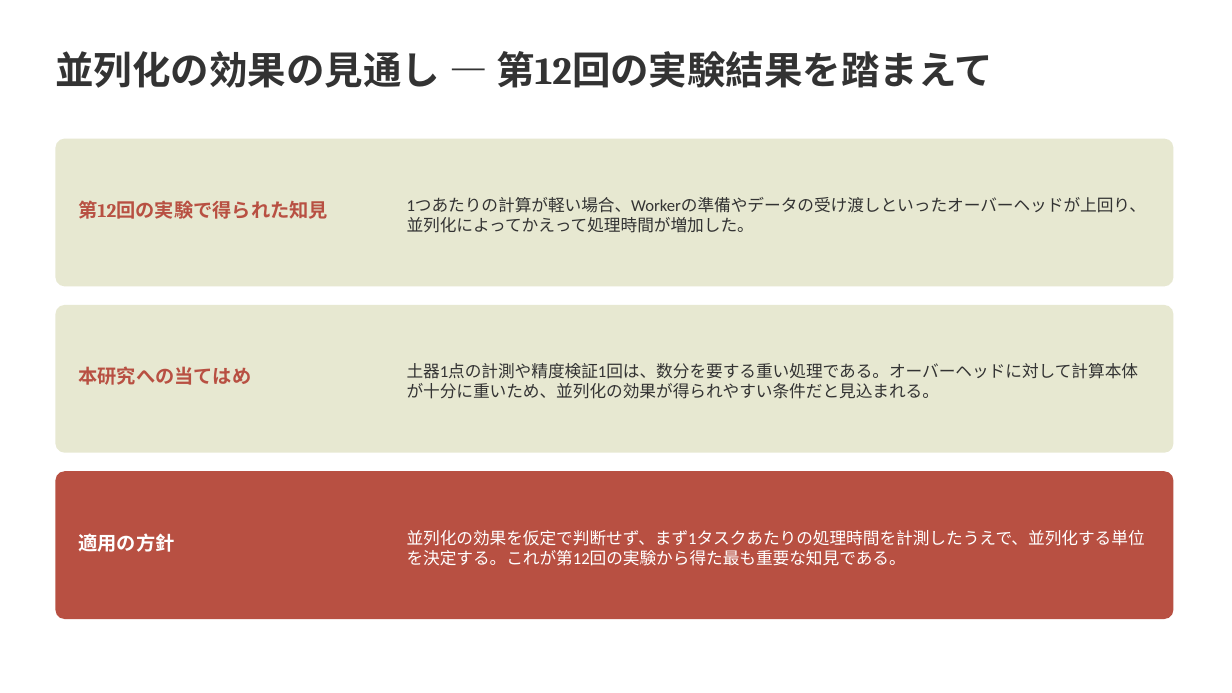
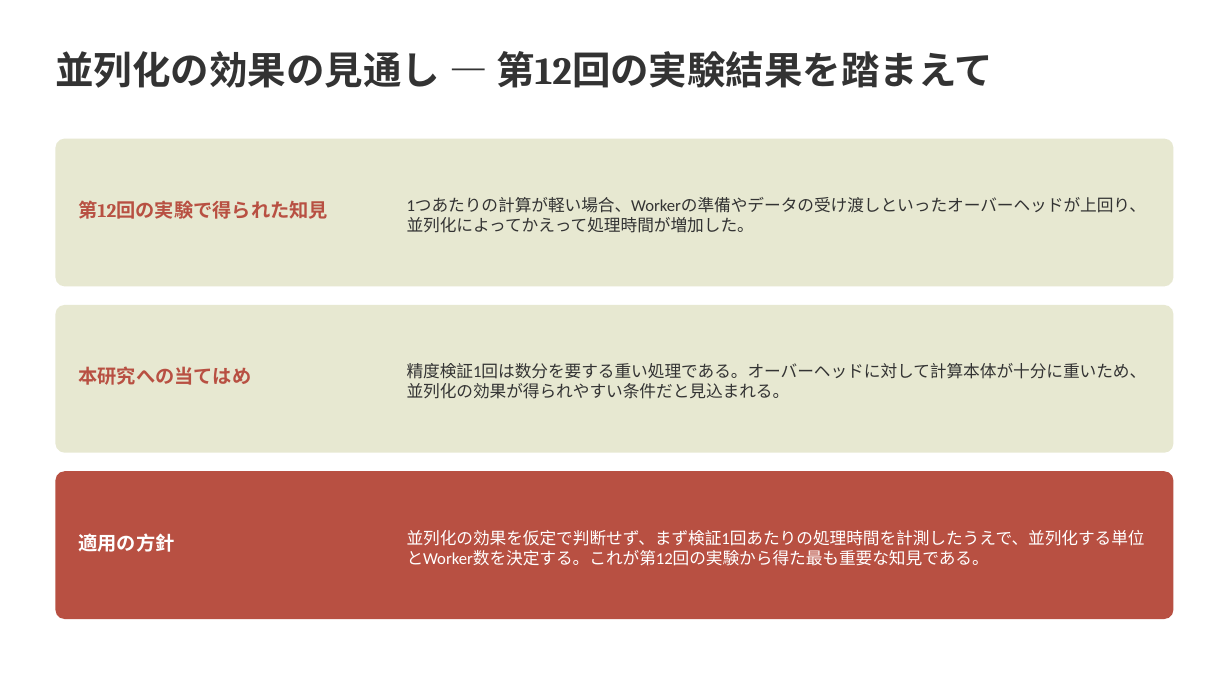
Before and after one commit to Ryusan09/MultivariatAanalysis, a slide deck: slide 8 of 13/第13回発表_修士研究と大規模計算.pptx. Drawn at 1232x693 pixels with LibreOffice and Linux fonts; fonts in the diff are those of the drawing. Boxes give left, top, right and bottom in pixels: in the first picture for what was removed or moved away, otherwise in the second. Text is boxed around its words. In the diff, an @@ line names an element or a change of style, - is before the commit and + after.

```diff
--- a/13/第13回発表_修士研究と大規模計算.pptx
+++ b/13/第13回発表_修士研究と大規模計算.pptx
@@ text at (407, 363, 1147, 399): text changed @@
-土器1点の計測や精度検証1回は、数分を要する重い処理である。オーバーヘッドに対して計算本体が十分に重いため、並列化の効果が得られやすい条件だと見込まれる。
+精度検証1回は数分を要する重い処理である。オーバーヘッドに対して計算本体が十分に重いため、並列化の効果が得られやすい条件だと見込まれる。
@@ text at (407, 530, 1145, 566): text changed @@
-並列化の効果を仮定で判断せず、まず1タスクあたりの処理時間を計測したうえで、並列化する単位を決定する。これが第12回の実験から得た最も重要な知見である。
+並列化の効果を仮定で判断せず、まず検証1回あたりの処理時間を計測したうえで、並列化する単位とWorker数を決定する。これが第12回の実験から得た最も重要な知見である。
```
Also in this commit, not shown: 2 other slides changed, 1 slide added, 1 slide removed.
